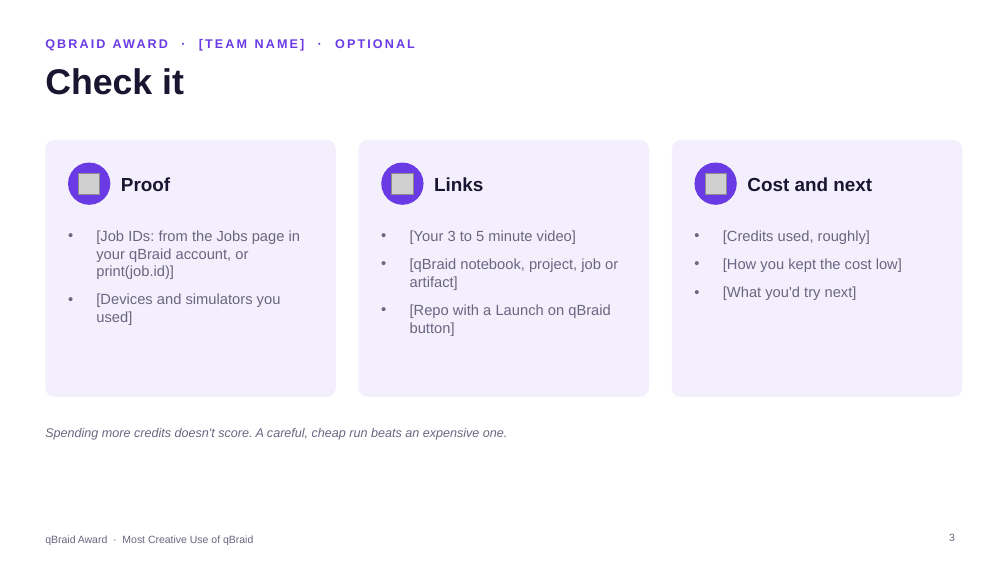
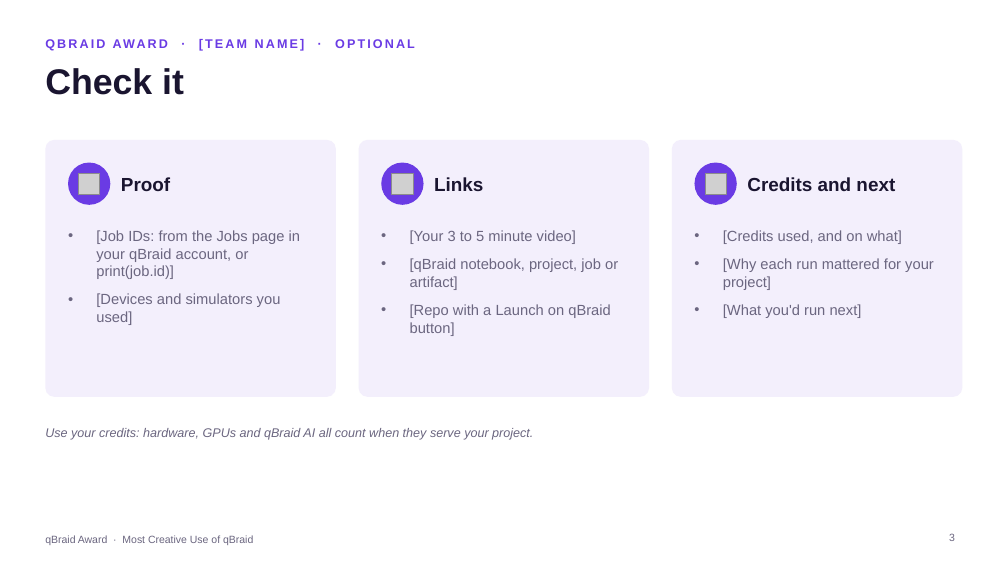
Before and after one commit to qBraid/qbraid-award, a slide deck: slide 3 of template/qbraid-award-template.pptx. Drawn at 1008x567 pixels with LibreOffice and Linux fonts; fonts in the diff are those of the drawing; grey boxes stand for pictures. Boxes give left, top, right and bottom in pixels: in the first picture for what was removed or moved away, otherwise in the second. Text is boxed around its words. In the diff, an @@ line names an element or a change of style, - is before the commit and + after.

```diff
--- a/template/qbraid-award-template.pptx
+++ b/template/qbraid-award-template.pptx
@@ text at box(747, 177, 895, 191): text changed @@
-Cost and next
+Credits and next
@@ text at box(723, 230, 934, 318): text changed @@
-• [Credits used, roughly]
-• [How you kept the cost low]
-• [What you'd try next]
+• [Credits used, and on what]
+• [Why each run mattered for your project]
+• [What you'd run next]
@@ text at box(45, 428, 533, 440): text changed @@
-Spending more credits doesn't score. A careful, cheap run beats an expensive one.
+Use your credits: hardware, GPUs and qBraid AI all count when they serve your project.
```
Also in this commit, not shown: 1 other slide changed, 7 other files.
